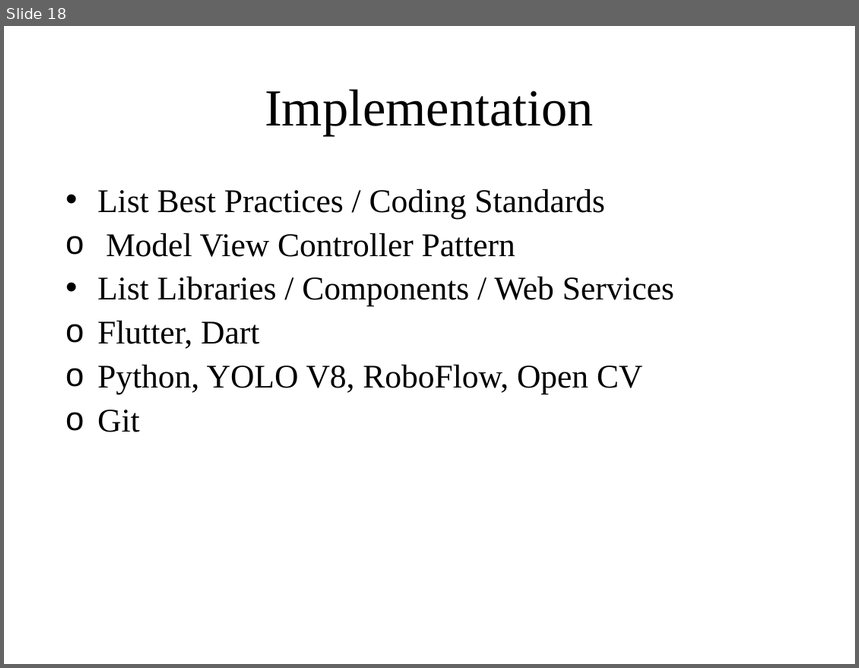
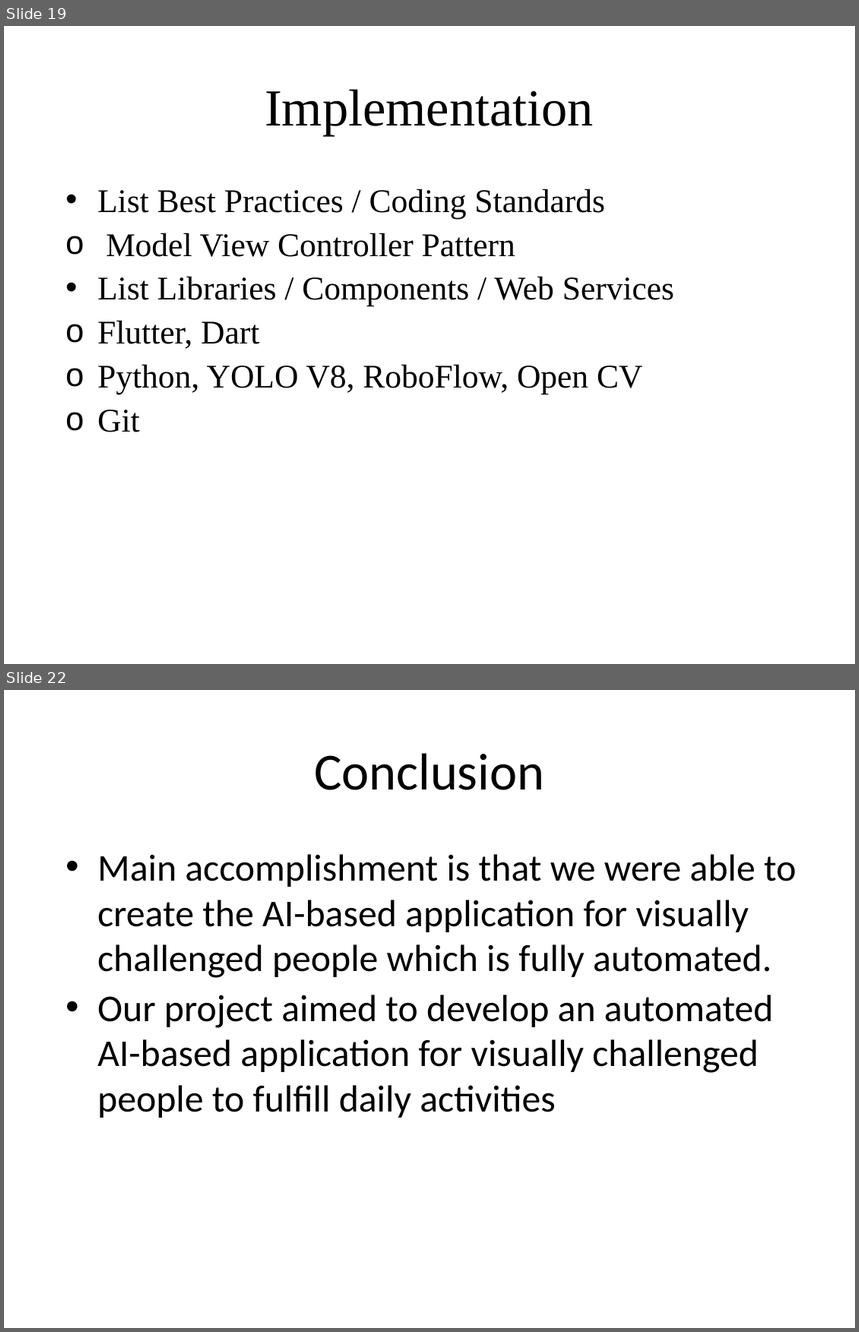
Before and after one commit to usama1123456789/AIEYEGUIDE_FYP1, a slide deck: 07.1 - FYP Presentation_SDP1 (2).pptx. Shown one above the other, each under a label of ours: slide 18 before the commit, slides 19 and 22 after it; the slides between them are not shown. The pictures are 859x668 and 859x1332 pixels, drawn with LibreOffice and Linux fonts; fonts in the diff are those of the drawing; background and template pictures are left out. Boxes give left, top, right and bottom in pixels: in the first picture for what was removed or moved away, otherwise in the second. Text is boxed around its words. In the diff, an @@ line names an element or a change of style, - is before the commit and + after.

```diff
--- a/07.1 - FYP Presentation_SDP1 (2).pptx
+++ b/07.1 - FYP Presentation_SDP1 (2).pptx
@@ slide 22 added at bbox=[4, 690, 855, 1328], background picture (left out) @@
@@ title added at bbox=[314, 753, 544, 790], 44 pt, text #000000 @@
+Conclusion
@@ text added at bbox=[97, 854, 796, 1118], 32 pt, text #000000 @@
+• Main accomplishment is that we were able to create the AI-based application for visually challenged people which is fully automated.
+• Our project aimed to develop an automated AI-based application for visually challenged people to fulfill daily activities
@@ what was slide 18 is now slide 19 @@
```
Also in this commit, not shown: 4 slides changed, 9 other slides added, 17 slides removed.
